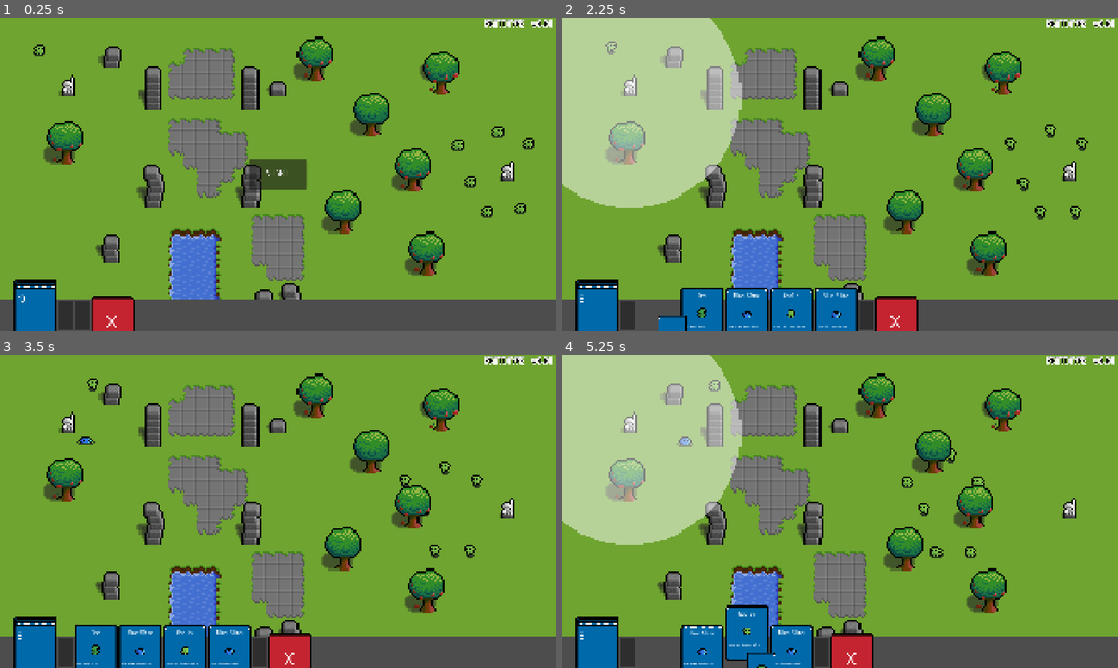
Above: before the commit, frames 1-4 (two rows, left to right).
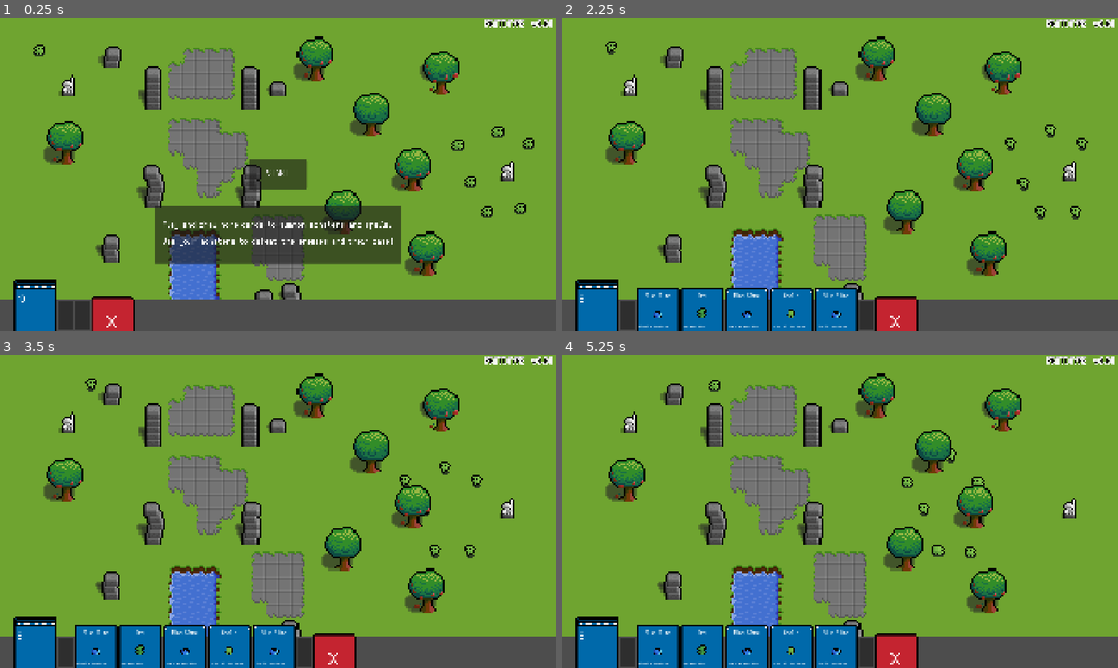
Above: after the commit, the same moments.

Repository: mfacelle/totalwar_deckbuilder
Game: Godot game, scene res://scenes/main.tscn
Same seed, same stepped clock (60 frames per second), same inputs: the game is played once before the commit and once after it.
Inputs (mouse positions are in pixels of both pictures, inside the frame that each line leads up to):
- Up to frame 1 (0.25 s): no input
- Up to frame 2 (2.25 s): click "START" at 0.5 s; move the mouse to (595, 315) at 1.27 s; press the mouse at (595, 315) at 1.28 s; move the mouse to (656, 315) at 2.02 s; release the mouse at (656, 315) at 2.03 s; right-click (656, 315) at 2.1 s; click (656, 315) at 2.17 s
- Up to frame 3 (3.5 s): move the mouse to (66, 433) at 2.77 s; press the mouse at (66, 433) at 2.78 s
- Up to frame 4 (5.25 s): move the mouse to (656, 652) at 3.52 s; release the mouse at (656, 652) at 3.53 s; right-click (656, 652) at 3.6 s; click (656, 652) at 3.67 s; move the mouse to (701, 652) at 4.27 s; press the mouse at (701, 652) at 4.28 s; move the mouse to (745, 652) at 5.02 s; release the mouse at (745, 652) at 5.03 s; right-click (745, 652) at 5.1 s; click (745, 652) at 5.17 s

The runs differ from the first frame. In frame 1, 8.1% of the frame differs, in the area x 27-73%, y 60-79%; in frame 2, 18%; in frame 3, 2.8%; in frame 4, 22%, in the area x 0-69%, y 0-100%.

Commit message:
add temporary instructions panel

Diff:
--- a/scenes/battle_ui/BattleStartButton.gd
+++ b/scenes/battle_ui/BattleStartButton.gd
@@ -1,6 +1,12 @@
 extends Button
+
+## TODO temporary instructions label
+@onready var temp_instructions: Control = $"../../InstructionsControl"
 
 ## initialize the battle state and hide this button
 func _on_pressed() -> void:
     BattleSignalManager.battle_state_update.emit(BattleSignalManager.BattleState.INIT)
     self.visible = false
+
+    # TODO temporary instructions label
+    temp_instructions.visible = false
--- a/scenes/battle_ui/battle_ui.tscn
+++ b/scenes/battle_ui/battle_ui.tscn
@@ -3,6 +3,10 @@
 [ext_resource type="Script" uid="uid://lv3ouiewv0k5" path="res://scenes/battle_ui/BattleStartButton.gd" id="1_2hywk"]
 [ext_resource type="FontFile" uid="uid://ct44inwnt5upx" path="res://assets/fonts/Silver.ttf" id="1_uu5og"]
 [ext_resource type="Script" uid="uid://c13ngcv3sirfl" path="res://scenes/battle_ui/BattleEndPanel.gd" id="3_fntje"]
+
+[sub_resource type="LabelSettings" id="LabelSettings_p20lo"]
+font = ExtResource("1_uu5og")
+font_size = 48
 
 [sub_resource type="LabelSettings" id="LabelSettings_0goq4"]
 font = ExtResource("1_uu5og")
@@ -21,7 +25,15 @@
 grow_vertical = 2
 mouse_filter = 2
 
-[node name="StartButton" type="Button" parent="." unique_id=1868810161]
+[node name="StartButtonControl" type="Control" parent="." unique_id=1459864149]
+layout_mode = 1
+anchors_preset = 15
+anchor_right = 1.0
+anchor_bottom = 1.0
+grow_horizontal = 2
+grow_vertical = 2
+
+[node name="StartButton" type="Button" parent="StartButtonControl" unique_id=1868810161]
 custom_minimum_size = Vector2(200, 100)
 layout_mode = 1
 anchors_preset = 8
@@ -29,16 +41,42 @@
 anchor_top = 0.5
 anchor_right = 0.5
 anchor_bottom = 0.5
-offset_left = -50.0
-offset_top = -25.0
-offset_right = 50.0
-offset_bottom = 25.0
+offset_left = -100.0
+offset_top = -50.0
+offset_right = 100.0
+offset_bottom = 50.0
 grow_horizontal = 2
 grow_vertical = 2
 theme_override_fonts/font = ExtResource("1_uu5og")
 theme_override_font_sizes/font_size = 48
 text = "START"
 script = ExtResource("1_2hywk")
+
+[node name="InstructionsControl" type="Control" parent="." unique_id=340443676]
+layout_mode = 1
+anchor_top = 0.6
+anchor_right = 1.0
+anchor_bottom = 1.0
+grow_horizontal = 2
+grow_vertical = 2
+
+[node name="Panel" type="PanelContainer" parent="InstructionsControl" unique_id=681338467]
+custom_minimum_size = Vector2(850, 200)
+layout_mode = 1
+anchors_preset = 5
+anchor_left = 0.5
+anchor_right = 0.5
+offset_left = -321.0
+offset_right = 321.0
+offset_bottom = 111.0
+grow_horizontal = 2
+
+[node name="Label" type="Label" parent="InstructionsControl/Panel" unique_id=1038030693]
+layout_mode = 2
+text = "Play and draw more cards to summon monsters and spells.
+Use your monsters to defeat the enemies and their base!"
+label_settings = SubResource("LabelSettings_p20lo")
+horizontal_alignment = 1
 
 [node name="BattleEndPanel" type="PanelContainer" parent="." unique_id=295689257]
 custom_minimum_size = Vector2(600, 400)
@@ -84,4 +122,4 @@
 label_settings = SubResource("LabelSettings_7gmnd")
 horizontal_alignment = 1
 
-[connection signal="pressed" from="StartButton" to="StartButton" method="_on_pressed"]
+[connection signal="pressed" from="StartButtonControl/StartButton" to="StartButtonControl/StartButton" method="_on_pressed"]
Not shown, changed: dist-web/index.html
Not shown, changed: dist-web/index.pck
